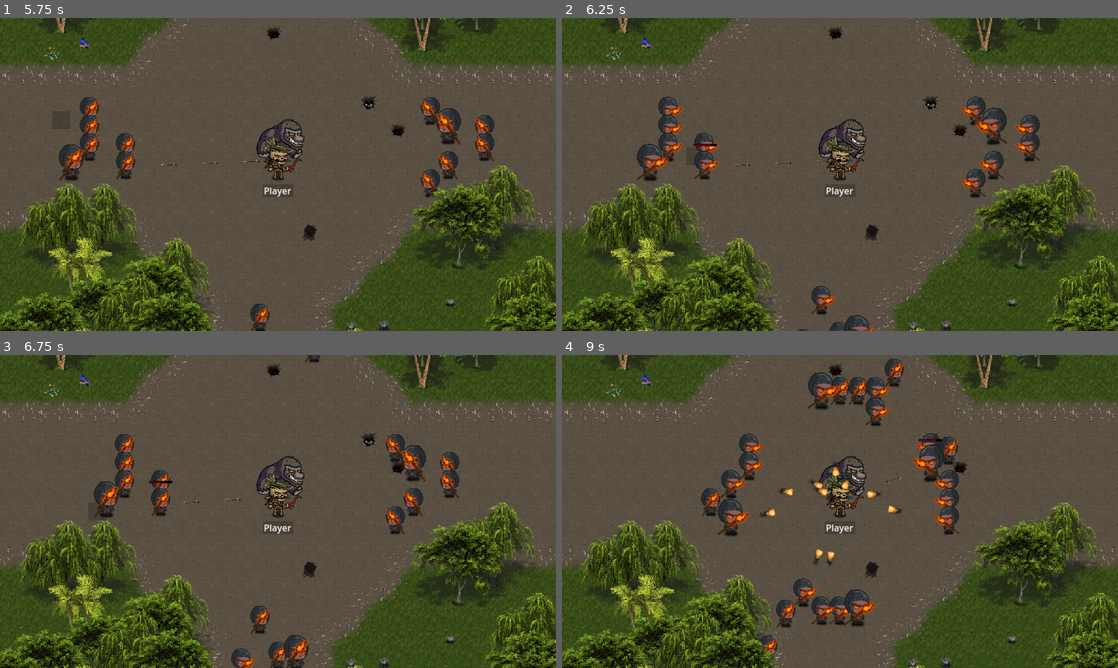
Above: before the commit, frames 1-4 (two rows, left to right).
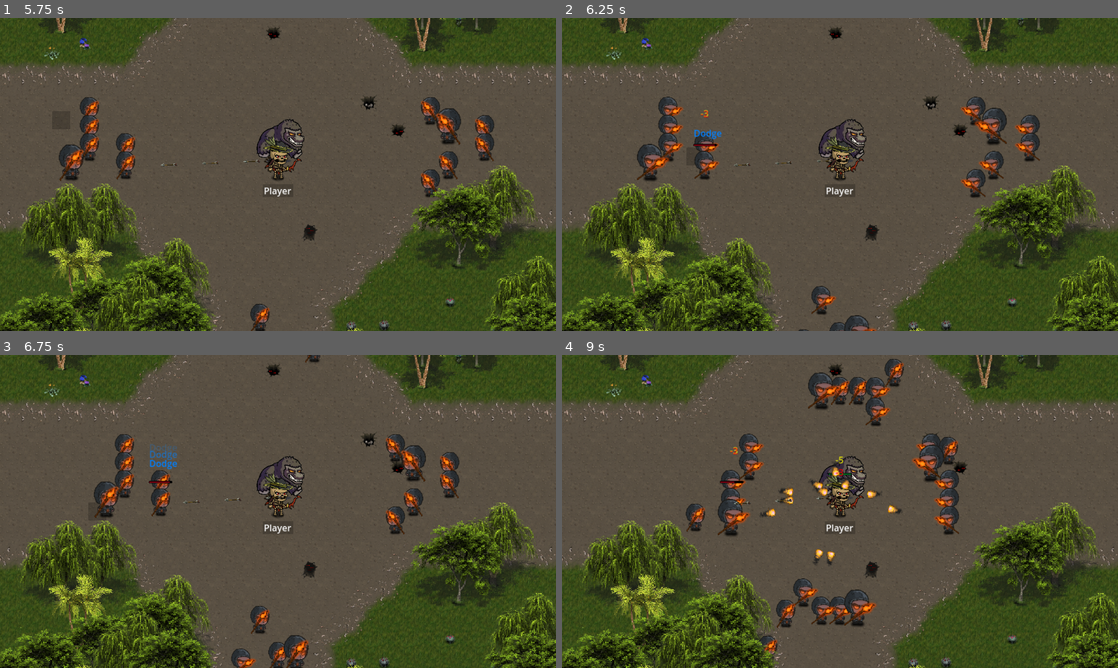
Above: after the commit, the same moments.

Repository: LucasJappert/moomoo-lan-party
Game: Godot game, scene res://scenes/game_manager_scene.tscn
Same seed, same stepped clock (60 frames per second), same inputs: the game is played once before the commit and once after it.
Inputs (mouse positions are in pixels of both pictures, inside the frame that each line leads up to):
- Up to frame 1 (5.75 s): tap Enter at 0.5 s; move the mouse to (400, 158) at 0.52 s; click (400, 158) at 0.67 s; click "Host new game" at 1.25 s; move the mouse to (278, 165) at 2.02 s; click (278, 165) at 2.17 s; move the mouse to (22, 168) at 2.77 s; click (22, 168) at 2.92 s; move the mouse to (11, 130) at 3.52 s; click (11, 130) at 3.67 s; move the mouse to (38, 149) at 4.27 s; click (38, 149) at 4.42 s; move the mouse to (66, 115) at 5.02 s; click (66, 115) at 5.17 s
- Up to frame 2 (6.25 s): move the mouse to (689, 149) at 5.77 s; click (689, 149) at 5.92 s
- Up to frame 3 (6.75 s): move the mouse to (100, 505) at 6.52 s; click (100, 505) at 6.67 s
- Up to frame 4 (9 s): move the mouse to (995, 486) at 7.27 s; click (995, 486) at 7.42 s; move the mouse to (945, 524) at 8.02 s; click (945, 524) at 8.17 s; move the mouse to (928, 452) at 8.77 s; click (928, 452) at 8.92 s

Frame 1 is identical in both runs. In frame 2, 0.1% of the frame differs, in the area x 23-29%, y 29-41%; in frame 3, 0.2%; in frame 4, 0.8%, in the area x 22-69%, y 26-57%.

Commit message:
print Dodge messages

Diff:
--- a/scripts/entity/combat_data/combat_data.gd
+++ b/scripts/entity/combat_data/combat_data.gd
@@ -6,8 +6,8 @@
 
 @export var max_hp: int = 100
 @export var current_hp: int = 100
-@export var physical_defense: int = 0
-@export var magic_defense: int = 0
+@export var physical_defense_percent: float = 0
+@export var magic_defense_percent: float = 0
 @export var evasion: float = 0.0
 @export var crit_chance: float = 0.0
 @export var crit_multiplier: float = 1.0
@@ -38,20 +38,20 @@
 func _server_calculate_physical_damage(_target: Entity) -> void:
 	if _target == null: return
 
-	var extra_power = physical_attack_power * get_extra_physical_attack_power()
+	var extra_power = physical_attack_power * _get_extra_physical_attack_power()
 	var critical_damage = 0
 	if GlobalsEntityHelpers.roll_crit(crit_chance):
 		critical_damage = (physical_attack_power + extra_power) * crit_multiplier
 	var total_damage = physical_attack_power + extra_power + critical_damage
 	# print("Normal power: ", physical_attack_power, " Extra power: ", extra_power, " Total total_damage: ", total_damage)
 
-	var damage_info = DamageInfo.get_instance()
-	damage_info.total_damage = total_damage
-	damage_info.critical = critical_damage
-	damage_info.projectile_type = projectile_type
-	damage_info.damage_type = DamageInfo.DamageType.PHYSICAL
+	var _di = DamageInfo.get_instance()
+	_di.total_damage = total_damage
+	_di.critical = critical_damage
+	_di.projectile_type = projectile_type
+	_di.damage_type = DamageInfo.DamageType.PHYSICAL
 
-	_target.combat_data._server_receive_physical_damage(damage_info)
+	_target.combat_data._server_receive_physical_damage(_di)
 
 func _server_receive_physical_damage(_di: DamageInfo) -> void:
 	# verify evasion
@@ -62,14 +62,16 @@
 		my_owner.rpc("rpc_server_message", sm.to_dict())
 		return
 
-
-	var reduced_damage = _di.total_damage * get_extra_physical_defense()
+	var damage_before_defense = _di.total_damage
+	var reduced_damage = get_total_physical_defense_percent() * _di.total_damage
+	_di.critical = _di.critical - int(get_total_physical_defense_percent() * _di.critical)
 	var total_damage: int = _di.total_damage - reduced_damage
 	if total_damage < 0: total_damage = 0
 
-	# print("Received damage: ", _di.total_damage, " reduced: ", reduced_damage, " total: ", total_damage)
+	_di.total_damage = total_damage
 
-	_di.total_damage = total_damage
+	print("Damage before defense: ", damage_before_defense, " reduced: ", reduced_damage, " total: ", total_damage, " critical: ", _di.critical)
+
 	my_owner.rpc("rpc_receive_damage", _di.to_dict())
 
 	current_hp -= _di.total_damage
@@ -126,23 +128,30 @@
 	var melee_attack = _di.projectile_type == Projectile.TYPES.NONE
 	var arrow_attack = _di.projectile_type == Projectile.TYPES.ARROW
 	if _di.critical > 0:
+		my_owner.hud.show_damage_popup(str(-_di.critical), Color(1, 1, 0))
+		my_owner.hud.show_damage_popup(str(- (_di.total_damage - _di.critical)), Color(1, 0, 0))
 		if arrow_attack: SoundManager.play_critical_arrow_shot()
 		if melee_attack: SoundManager.play_critical_melee_hit()
 	if _di.critical == 0:
 		if melee_attack: SoundManager.play_melee_hit()
 
-	my_owner.hud.show_damage_popup(-_di.total_damage)
 	last_damage_received_time = Time.get_ticks_msec()
 	pass
 
 # region Skills calculation
-func get_extra_physical_defense() -> float:
+func get_total_physical_defense_percent() -> float:
+	return physical_defense_percent + _get_extra_physical_defense()
+
+func get_total_physical_attack_power() -> float:
+	return physical_attack_power + _get_extra_physical_attack_power()
+
+func _get_extra_physical_defense() -> float:
 	var total: float = 0
 	for skill in skills:
 		total += skill.extra_physical_defense_percent
 	return total
 
-func get_extra_physical_attack_power() -> float:
+func _get_extra_physical_attack_power() -> float:
 	var total: float = 0
 	for skill in skills:
 		total += skill.extra_physical_attack_power_percent
--- a/scripts/entity/components/damage_popup.gd
+++ b/scripts/entity/components/damage_popup.gd
@@ -5,8 +5,8 @@
 @onready var label = $Label
 @onready var anim = $AnimationPlayer
 
-func show_damage(amount: int, color: Color = Color.RED):
-	label.text = str(amount)
+func show_damage(text: String, color: Color = Color.RED):
+	label.text = text
 	label.modulate = color
 	anim.play("show")
 
--- a/scripts/entity/components/hud.gd
+++ b/scripts/entity/components/hud.gd
@@ -8,7 +8,7 @@
 @onready var damage_popup_container = $DamagePopupContainer
 var my_owner: Entity
 var _is_moomoo = false
-const SHOW_DAMAGES = false
+const SHOW_DAMAGES = true
 
 
 func _post_ready(_entity: Entity):
@@ -45,10 +45,14 @@
 	# _label.text += " - " + str(MapManager.world_to_cell(my_owner.global_position))
 	pass
 
-func show_damage_popup(amount: int, color: Color = Color.RED):
+func show_damage_popup(text: String, color: Color = Color.RED):
 	if not SHOW_DAMAGES: return
+	show_popup(text, color)
 
+func show_popup(text: String, color: Color = Color.RED):
 	var popup = DamagePopupPool.get_popup()
+	if not popup: return
+
 	damage_popup_container.add_child(popup)
 
 	# Posición aleatoria leve (ruido)
@@ -56,6 +60,4 @@
 	var offset := Vector2(0, randi_range(-_aux, _aux))
 	popup.position = Vector2(0, -MapManager.TILE_SIZE.x * 2) + offset
 
-	if amount < 0: color = Color.RED
-	if amount > 0: color = Color.GREEN
-	popup.show_damage(amount, color)
+	popup.show_damage(text, color)
--- a/scripts/entity/entity.gd
+++ b/scripts/entity/entity.gd
@@ -37,7 +37,7 @@
 func rpc_server_message(data: Dictionary):
 	var sm = ServerMessage.get_instance()
 	sm.from_dict(data)
-	print("Server message: ", sm.message)
+	hud.show_popup(sm.message, Color(sm.color.x, sm.color.y, sm.color.z))
 
 @rpc("authority", "call_local")
 func rpc_set_state(state: EntityState.StateEnum) -> void:
--- a/scripts/factories/enemy_factory.gd
+++ b/scripts/factories/enemy_factory.gd
@@ -37,8 +37,8 @@
 	if _enemy.enemy_type != EnemyTypes.FROST_REVENANT: return false
 
 	_enemy.combat_data.max_hp = 100
-	_enemy.combat_data.physical_defense = 5
-	_enemy.combat_data.magic_defense = 2
+	_enemy.combat_data.physical_defense_percent = 0
+	_enemy.combat_data.magic_defense_percent = 0
 	_enemy.combat_data.evasion = 0.15
 	_enemy.combat_data.crit_chance = 0.2
 	_enemy.combat_data.crit_multiplier = 1.5
@@ -54,8 +54,8 @@
 	if _enemy.enemy_type != EnemyTypes.WARDEN_OF_DECAY: return false
 
 	_enemy.combat_data.max_hp = 120
-	_enemy.combat_data.physical_defense = 8
-	_enemy.combat_data.magic_defense = 4
+	_enemy.combat_data.physical_defense_percent = 0
+	_enemy.combat_data.magic_defense_percent = 0
 	_enemy.combat_data.evasion = 0.1
 	_enemy.combat_data.crit_chance = 0.1
 	_enemy.combat_data.crit_multiplier = 1.5
@@ -71,9 +71,9 @@
 	if _enemy.enemy_type != EnemyTypes.FLAME_CULTIST: return false
 
 	_enemy.combat_data.max_hp = 100
-	_enemy.combat_data.physical_defense = 5
-	_enemy.combat_data.magic_defense = 2
-	_enemy.combat_data.evasion = 0
+	_enemy.combat_data.physical_defense_percent = 0.5
+	_enemy.combat_data.magic_defense_percent = 0.5
+	_enemy.combat_data.evasion = 0.5
 	_enemy.combat_data.crit_chance = 0.2
 	_enemy.combat_data.crit_multiplier = 1.5
 	_enemy.combat_data.attack_speed = 0.6
